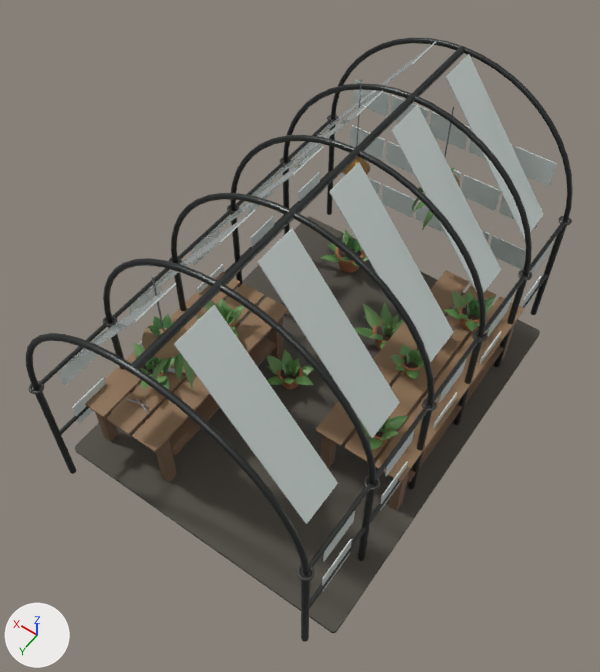
One commit to the glTF model app/src/scenes/greenhouse/assets/greenhouse/model.glb: the scene before it, then after it.
Camera for both pictures: a camera (50 mm lens) standing at (-2.95, 4.5, 7.81) and looking at (-0.03, 0.42, 1.38). The lights are fixed; the arrows at lower left show +X, +Y and +Z. The picture after the commit comes second. Where no turn or scale is listed for an object, it has been applied to the vertices.

The first picture shows 'bench_0', 'bench_1', 'floor', 'frame_3', 'frame_4', 'frame_5', 'pane_20', 'pane_21', 'pane_22', 'pane_23', 'pane_24', 'pane_25', 'pane_26', 'pane_27', 'pane_28', 'pane_29', 'rails' and 56 more.
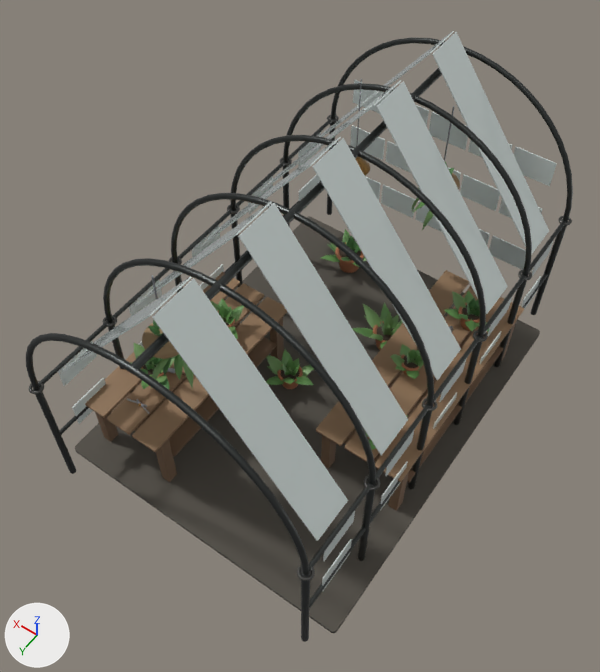
The change, as JSON lines over the scene's bpy script:
```json
{"op": "set", "path": "ob_pane_20.location", "old": "(-0.75, -1.92, 2.47)", "new": "(-0.72, -1.92, 2.47)"}
{"op": "set", "path": "ob_pane_20.scale", "old": "(0.012, 0.44, 1.85)", "new": "(0.012, 0.44, 2.3)"}
{"op": "set", "path": "ob_pane_21.location", "old": "(-0.75, -0.96, 2.47)", "new": "(-0.72, -0.96, 2.47)"}
{"op": "set", "path": "ob_pane_21.scale", "old": "(0.012, 0.44, 1.85)", "new": "(0.012, 0.44, 2.3)"}
{"op": "set", "path": "ob_pane_22.location", "old": "(-0.75, 0.0, 2.47)", "new": "(-0.72, 0.0, 2.47)"}
{"op": "set", "path": "ob_pane_22.scale", "old": "(0.012, 0.44, 1.85)", "new": "(0.012, 0.44, 2.3)"}
{"op": "set", "path": "ob_pane_23.location", "old": "(-0.75, 0.96, 2.47)", "new": "(-0.72, 0.96, 2.47)"}
{"op": "set", "path": "ob_pane_23.scale", "old": "(0.012, 0.44, 1.85)", "new": "(0.012, 0.44, 2.3)"}
{"op": "set", "path": "ob_pane_24.location", "old": "(-0.75, 1.92, 2.47)", "new": "(-0.72, 1.92, 2.47)"}
{"op": "set", "path": "ob_pane_24.scale", "old": "(0.012, 0.44, 1.85)", "new": "(0.012, 0.44, 2.3)"}
{"op": "set", "path": "ob_pane_25.location", "old": "(0.75, -1.92, 2.47)", "new": "(0.72, -1.92, 2.47)"}
{"op": "set", "path": "ob_pane_25.scale", "old": "(0.012, 0.44, 1.85)", "new": "(0.012, 0.44, 2.3)"}
{"op": "set", "path": "ob_pane_26.location", "old": "(0.75, -0.96, 2.47)", "new": "(0.72, -0.96, 2.47)"}
{"op": "set", "path": "ob_pane_26.scale", "old": "(0.012, 0.44, 1.85)", "new": "(0.012, 0.44, 2.3)"}
{"op": "set", "path": "ob_pane_27.location", "old": "(0.75, 0.0, 2.47)", "new": "(0.72, 0.0, 2.47)"}
{"op": "set", "path": "ob_pane_27.scale", "old": "(0.012, 0.44, 1.85)", "new": "(0.012, 0.44, 2.3)"}
{"op": "set", "path": "ob_pane_28.location", "old": "(0.75, 0.96, 2.47)", "new": "(0.72, 0.96, 2.47)"}
{"op": "set", "path": "ob_pane_28.scale", "old": "(0.012, 0.44, 1.85)", "new": "(0.012, 0.44, 2.3)"}
{"op": "set", "path": "ob_pane_29.location", "old": "(0.75, 1.92, 2.47)", "new": "(0.72, 1.92, 2.47)"}
{"op": "set", "path": "ob_pane_29.scale", "old": "(0.012, 0.44, 1.85)", "new": "(0.012, 0.44, 2.3)"}
```

Location of each change, (x1, y1, x2, y2) in pixels of the pictures (600 x 672 px):
```json
{"object": "pane_24", "change": "moved, rescaled", "before": [174, 305, 338, 524], "after": [152, 278, 348, 541], "on screen": "19% wider, 20% taller"}
{"object": "pane_23", "change": "moved, rescaled", "before": [257, 228, 400, 438], "after": [238, 203, 408, 455], "on screen": "19% wider, 20% taller"}
{"object": "pane_22", "change": "moved, rescaled", "before": [329, 162, 453, 362], "after": [312, 138, 461, 380], "on screen": "20% wider, 21% taller"}
{"object": "pane_21", "change": "moved, rescaled", "before": [391, 105, 501, 293], "after": [376, 81, 508, 314], "on screen": "20% wider, 24% taller"}
{"object": "pane_20", "change": "moved, rescaled", "before": [446, 55, 544, 239], "after": [432, 32, 549, 255], "on screen": "19% wider, 21% taller"}
{"object": "pane_29", "change": "moved, rescaled", "before": [66, 283, 176, 366], "after": [62, 276, 192, 372], "on screen": "18% wider, 15% taller"}
{"object": "pane_28", "change": "moved, rescaled", "before": [139, 209, 255, 300], "after": [133, 201, 272, 307], "on screen": "20% wider, 16% taller"}
{"object": "pane_27", "change": "moved, rescaled", "before": [203, 146, 324, 241], "after": [196, 137, 341, 249], "on screen": "20% wider, 18% taller"}
{"object": "pane_26", "change": "moved, rescaled", "before": [260, 90, 383, 189], "after": [254, 80, 401, 196], "on screen": "19% wider, 17% taller"}
{"object": "pane_25", "change": "moved, rescaled", "before": [318, 42, 436, 137], "after": [304, 31, 454, 151], "on screen": "27% wider, 26% taller"}
```
